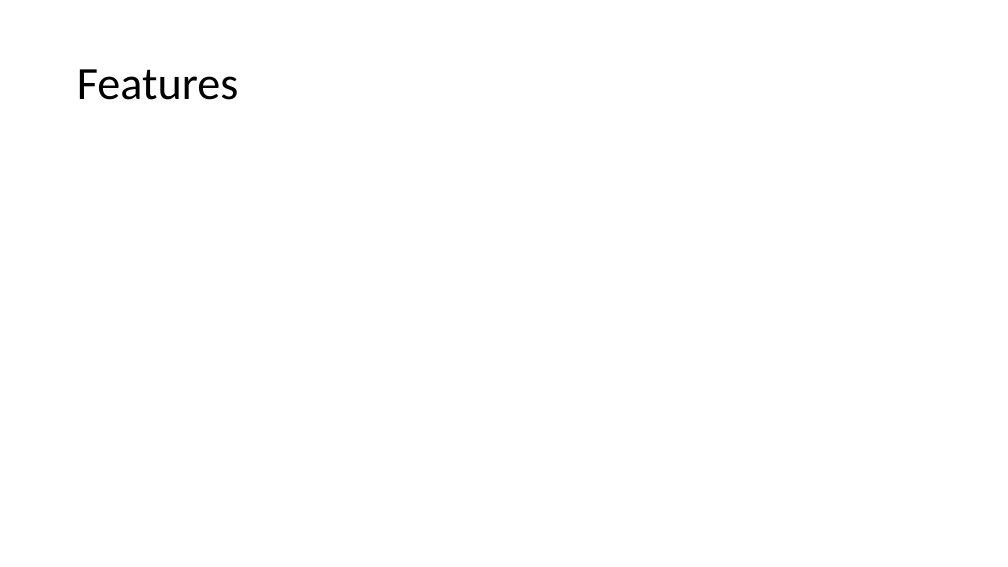
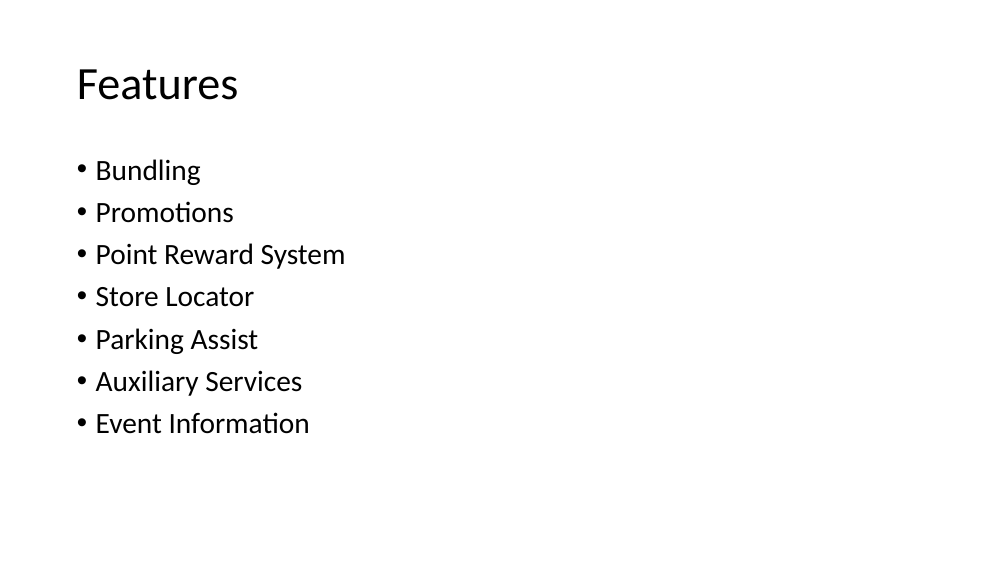
Before and after one commit to MeCode4Food/ACNAPI-code-challenge, a slide deck: slide 12 of documentation and slides/Business use case for Mall app.pptx. Drawn at 1008x567 pixels with LibreOffice and Linux fonts; fonts in the diff are those of the drawing. Boxes give left, top, right and bottom in pixels: in the first picture for what was removed or moved away, otherwise in the second. Text is boxed around its words. In the diff, an @@ line names an element or a change of style, - is before the commit and + after.

Commit message:
updated slides

```diff
--- a/documentation and slides/Business use case for Mall app.pptx
+++ b/documentation and slides/Business use case for Mall app.pptx
@@ text added at [96, 159, 346, 434], 28 pt, text #000000 @@
+• Bundling
+• Promotions
+• Point Reward System
+• Store Locator
+• Parking Assist
+• Auxiliary Services
+• Event Information
```
Also in this commit, not shown: 1 other slide changed, 1 other file.
